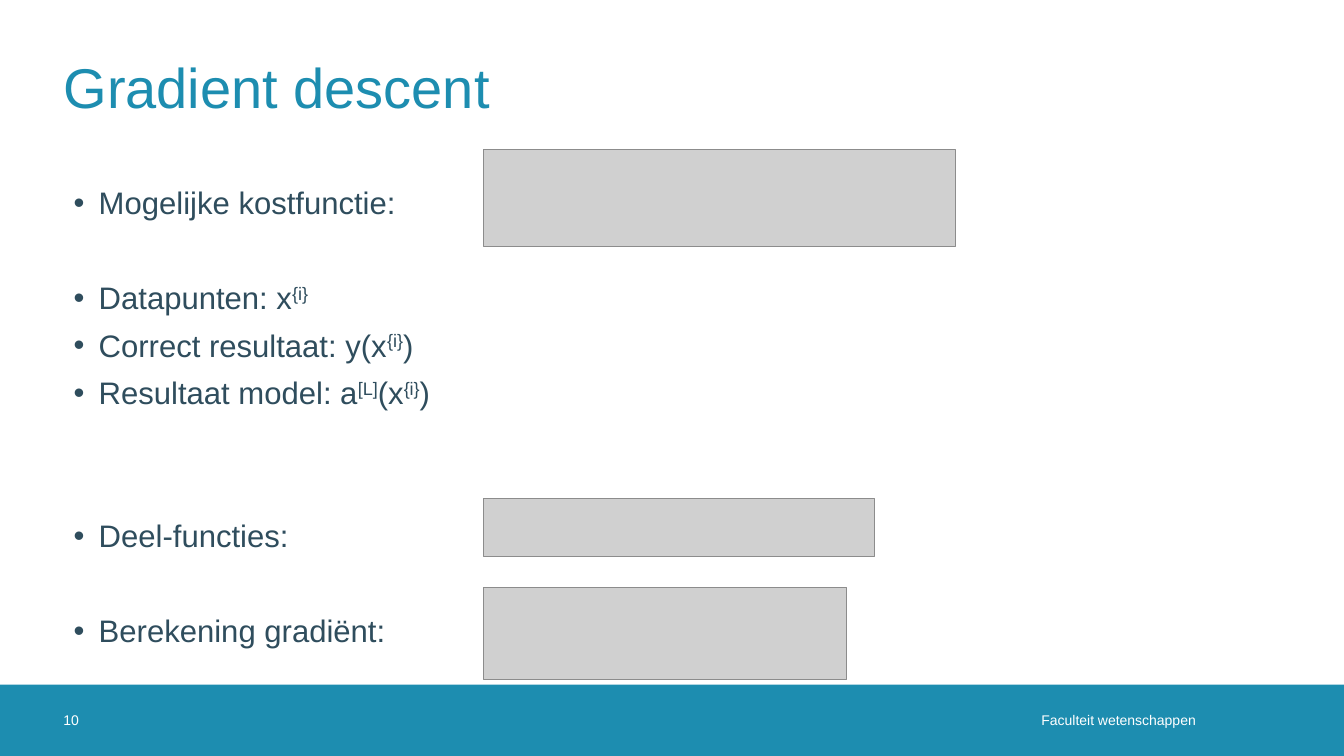
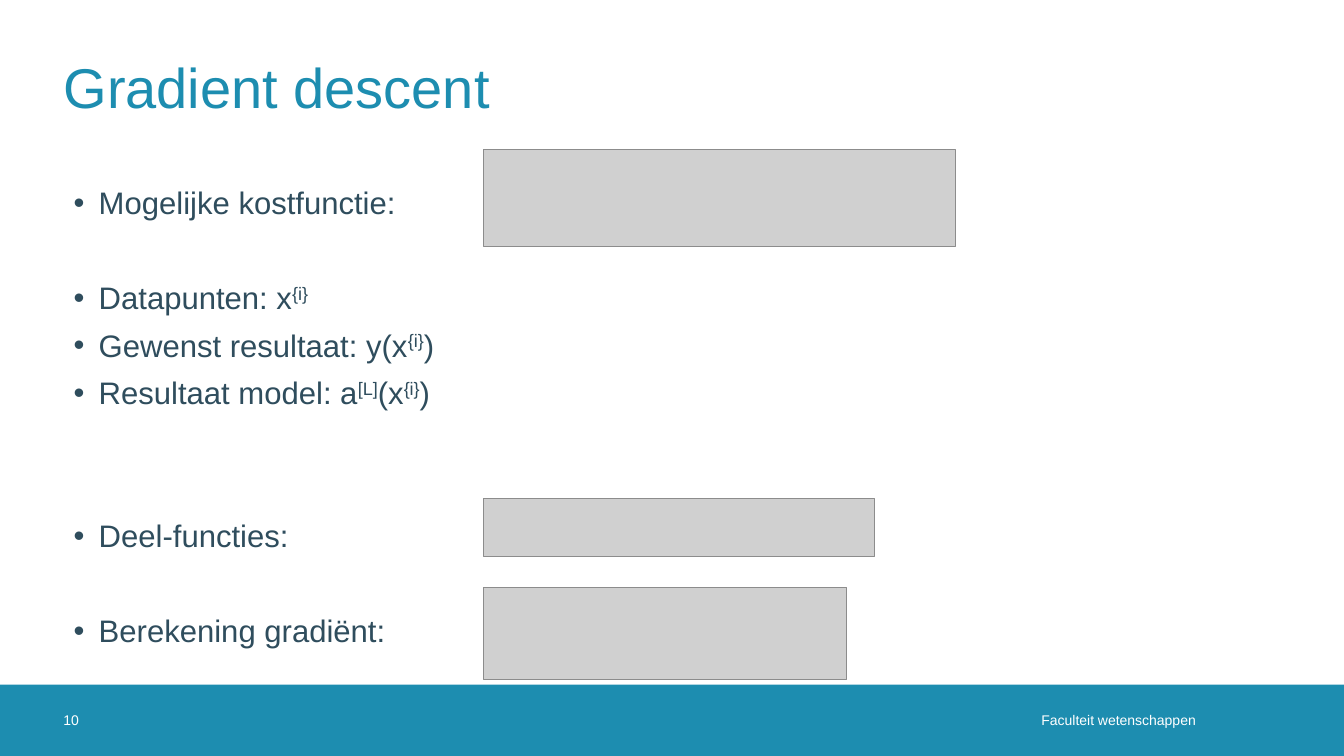
Before and after one commit to JoppeDJ/BachelorProef, a slide deck: slide 10 of Literatuurstudie/Literatuurstudie_ppt.pptx. Drawn at 1344x756 pixels with LibreOffice and Linux fonts; fonts in the diff are those of the drawing; grey boxes stand for pictures; background and template pictures are left out. Boxes give left, top, right and bottom in pixels: in the first picture for what was removed or moved away, otherwise in the second. Text is boxed around its words. In the diff, an @@ line names an element or a change of style, - is before the commit and + after.

```diff
--- a/Literatuurstudie/Literatuurstudie_ppt.pptx
+++ b/Literatuurstudie/Literatuurstudie_ppt.pptx
@@ text at bbox=[99, 334, 424, 363]: text changed @@
-• Correct resultaat: y(x{i})
+• Gewenst resultaat: y(x{i})
```
Also in this commit, not shown: 1 other slide changed.
